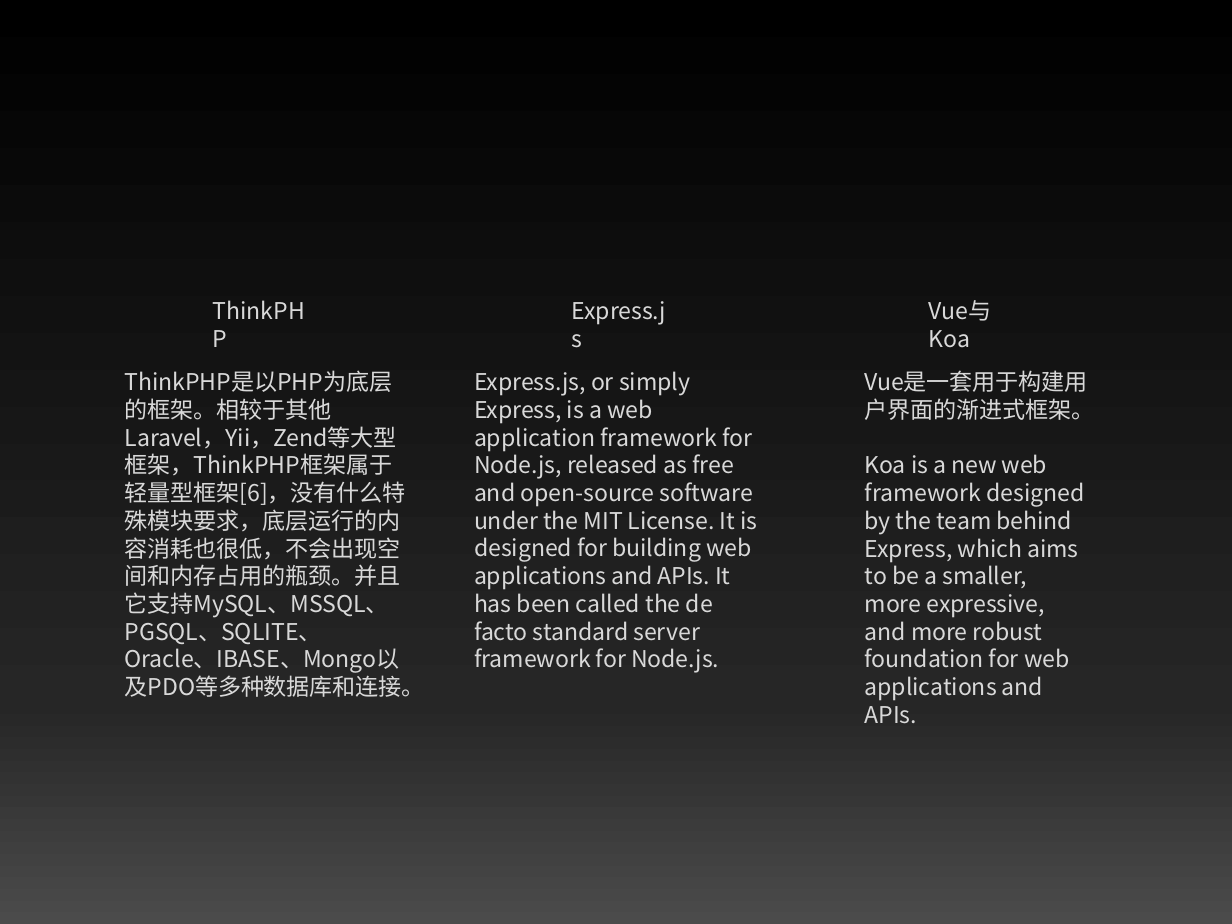
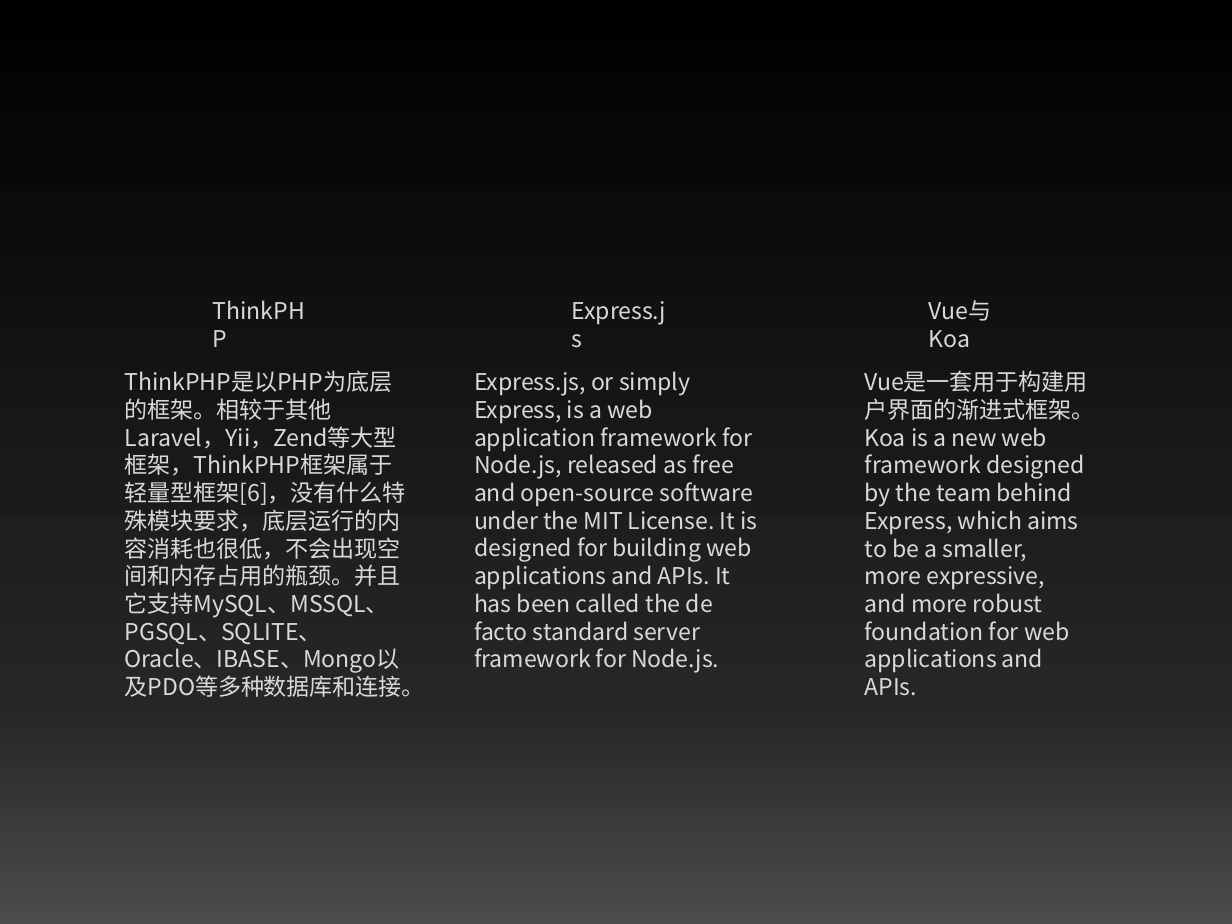
Before and after one commit to Lanseria/Nodejs-based-CITMS, a slide deck: slide 8 of show.pptx. Drawn at 1232x924 pixels with LibreOffice and Linux fonts; fonts in the diff are those of the drawing. Boxes give left, top, right and bottom in pixels: in the first picture for what was removed or moved away, otherwise in the second. Text is boxed around its words. In the diff, an @@ line names an element or a change of style, - is before the commit and + after.

```diff
--- a/show.pptx
+++ b/show.pptx
@@ text "Vue是一套用于构建用户界面的渐进式框架。" rewrapped from [865,398,1095,724] to [865,398,1095,696] @@
```
Also in this commit, not shown: 1 other slide changed, 4 other files.
